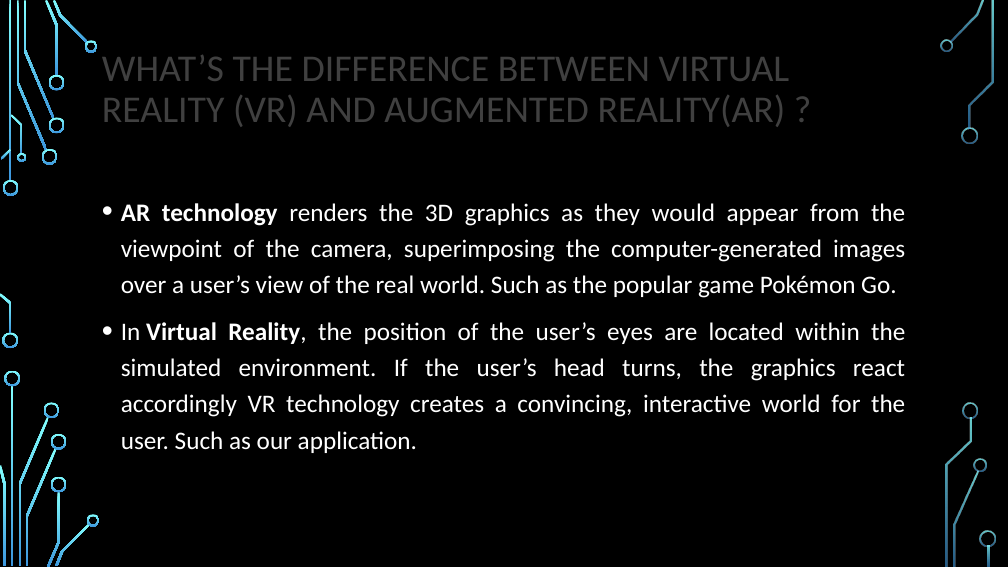
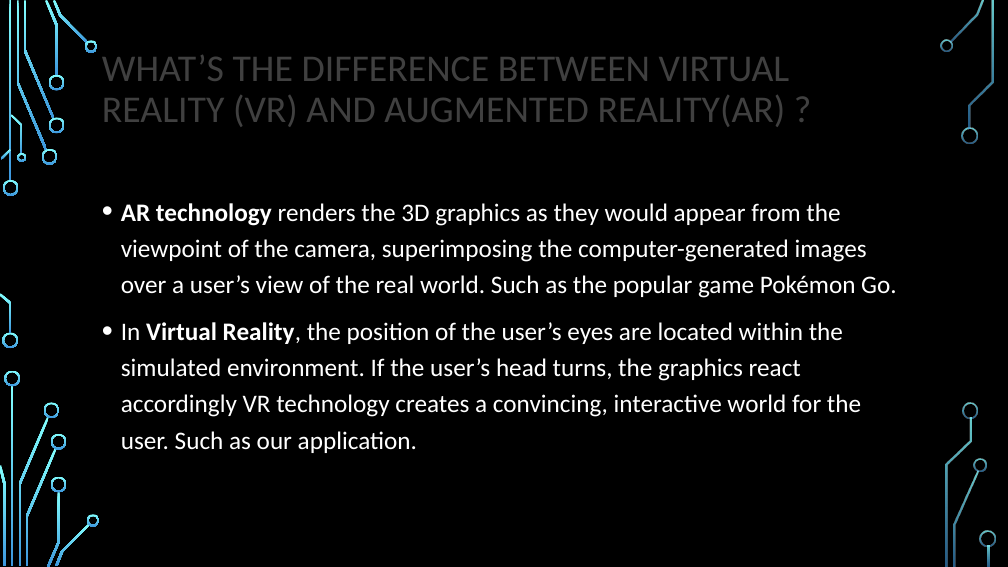
Before and after one commit to VIRTUALD3SIGN/VR, a slide deck: slide 3 of presentation_v02.pptx. Drawn at 1008x567 pixels with LibreOffice and Linux fonts; fonts in the diff are those of the drawing; background and template pictures are left out. Boxes give left, top, right and bottom in pixels: in the first picture for what was removed or moved away, otherwise in the second. Text is boxed around its words. In the diff, an @@ line names an element or a change of style, - is before the commit and + after.

```diff
--- a/presentation_v02.pptx
+++ b/presentation_v02.pptx
@@ text "AR technology renders the 3D ..." at (x1=121, y1=203, x2=897, y2=453): alignment justified to left @@
```
Also in this commit, not shown: 8 other slides changed, 6 slides added, 10 other files.
